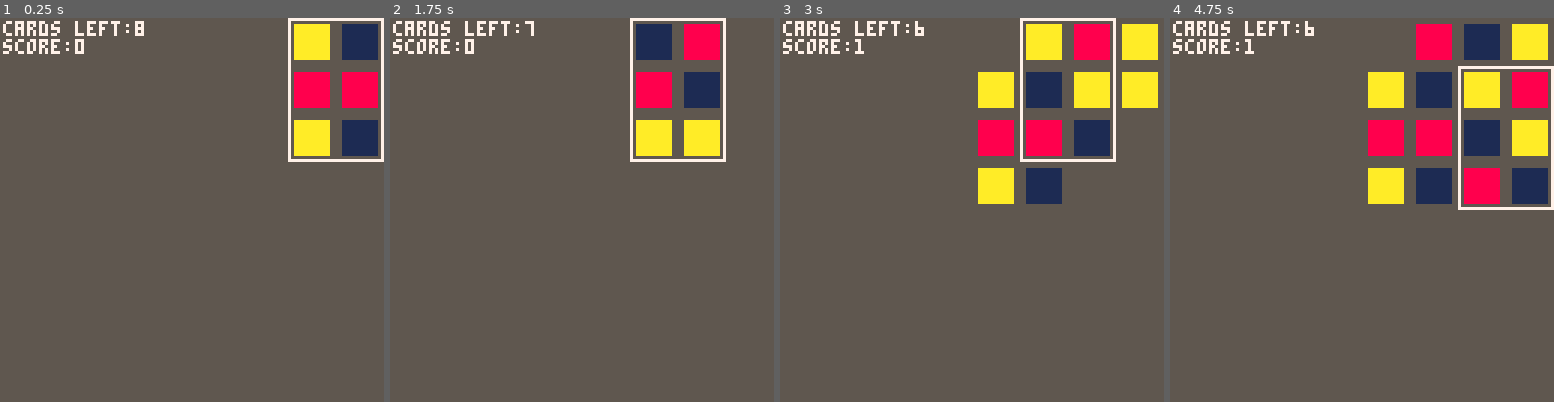
Above: before the commit, frames 1-4 (left to right).
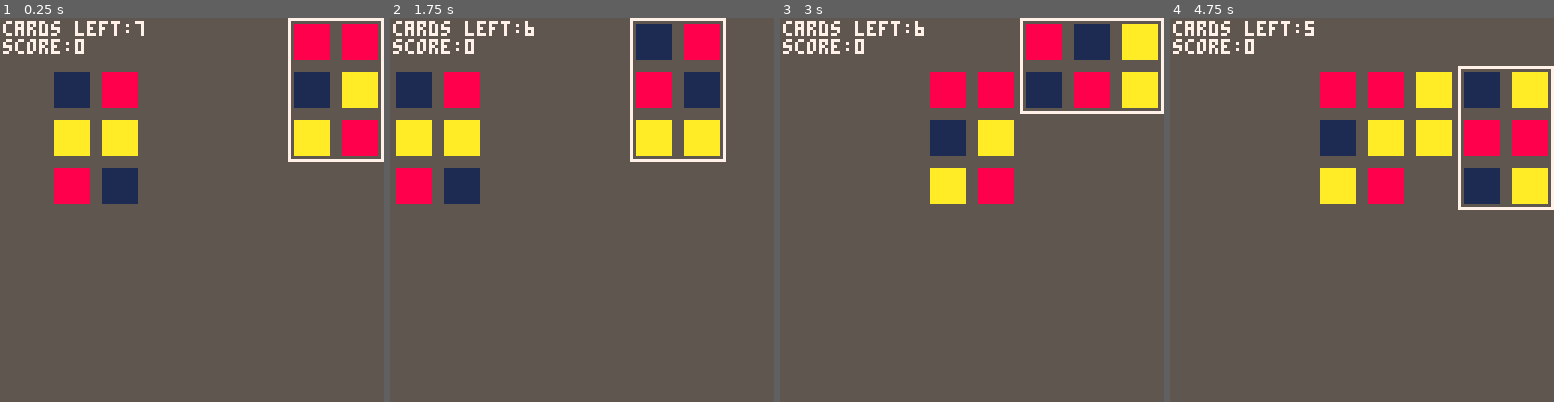
Above: after the commit, the same moments.

Repository: shen-sat/orchard
Game: PICO-8 cartridge game.p8
The game is run twice, just before and just after one commit, with the same random seed, the same clock (stepped at 60 frames per second) and the same inputs.
Inputs:
- Up to frame 1 (0.25 s): no input
- Up to frame 2 (1.75 s): tap X (X key) at 0.33, 1.07 s; tap O (Z key) at 0.7, 1.7 s; hold Right from 1.6 s (still down)
- Up to frame 3 (3 s): tap X (X key) at 1.85, 2.97 s; release Right at 2.1 s; tap O (Z key) at 2.1, 2.5, 2.9 s; hold Up 2.15-2.42 s; hold Right from 2.47 s (still down)
- Up to frame 4 (4.75 s): release Right at 3.03 s; hold Left 3.08-3.58 s; tap O (Z key) every 0.4 s from 3.3 to 4.5 s; hold Down 3.63-3.97 s; hold Right 4.02-4.68 s; tap X (X key) at 4.08 s; hold Up from 4.73 s (still down)

The runs differ from the first frame. In frame 1, 9.7% of the frame differs, in the area x 14-99%, y 1-49%; in frame 2, 5.3%; in frame 3, 12%; in frame 4, 16%, in the area x 19-99%, y 0-49%.

Commit message:
Place starting card

Diff:
--- a/deck.lua
+++ b/deck.lua
@@ -8,8 +8,20 @@
 card_eight = { copy_table(lemon), copy_table(apple), copy_table(berry), copy_table(lemon), copy_table(apple), copy_table(berry) }
 card_nine = { copy_table(apple), copy_table(apple), copy_table(berry), copy_table(lemon), copy_table(lemon), copy_table(apple) }
 
+starting_cards = { card_one, card_two, card_three, card_four, card_five, card_six, card_seven, card_eight, card_nine }
+shuffled_cards = {}
+counter = #starting_cards
+
+for c=1,counter do
+  local i = flr(rnd(#starting_cards)) + 1
+  local card = starting_cards[i]
+  del(starting_cards,card)
+  add(shuffled_cards,card)
+end
+
+
 deck = {
-	cards = { card_two, card_three, card_four, card_five, card_six, card_seven, card_eight, card_nine },
+	cards = shuffled_cards,
 	count = function(self)
 		return #self.cards
 	end
--- a/game.p8
+++ b/game.p8
@@ -24,6 +24,8 @@
   #include fruits.lua
   #include deck.lua
   #include selected_card.lua
+
+  selected_card:place_starting_card()
 end
 
 function game_update()
--- a/global_variables.lua
+++ b/global_variables.lua
@@ -1,8 +1,8 @@
 tile_size = 16
 fruit_sprite_width = 2
 fruit_sprite_height = 2
-card_number = 1
 score = 0
 screen_width = 128
 screen_height = 128
-selected_card_starting_x0 = 0 + 128 - 32 -- camera x0 + camera width - card width (when vertical)
+first_card_place_x = 16
+first_card_place_y = 16
--- a/selected_card.lua
+++ b/selected_card.lua
@@ -1,10 +1,13 @@
 selected_card = {
   width = 2 * tile_size,
   height = 3 * tile_size,
-  x0 = selected_card_starting_x0,
-  y0 = 0,
+  x0 = first_card_place_x,
+  y0 = first_card_place_y,
   col = 7,
-  card = card_one,
+  dealt_x0 = function()
+    return (cam.x0 + 128 - 32)
+  end,
+  dealt_y0 = cam.y0,
   vertical_slots = function(self)
     return {
       { x = self.x0, y = self.y0 },
@@ -69,9 +72,26 @@
       self.card = next_card
       del(deck.cards,deck.cards[1])
       self.compass.index = 1
-      self.x0 = selected_card_starting_x0
-      self.y0 = cam.y0
+      self.x0 = self:dealt_x0()
+      self.y0 = self.dealt_y0
     end
+  end,
+  place_starting_card = function(self)
+    self.card = copy_table(deck.cards[1])
+    del(deck.cards,deck.cards[1])
+
+    self:update_fruits()
+
+    for fruit in all(self.card) do
+      add(planted_fruits,fruit)
+    end
+
+    local next_card = copy_table(deck.cards[1])
+    self.card = next_card
+    del(deck.cards,deck.cards[1])
+    self.compass.index = 1
+    self.x0 = self:dealt_x0()
+    self.y0 = self.dealt_y0
   end,
   move = function(self)
     if btnp(4) then
Not shown, changed: TODO.txt
